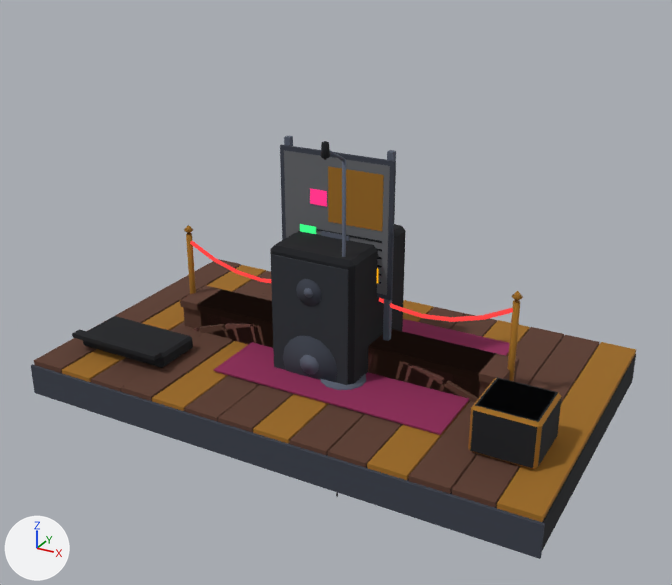
An edit to the glTF model packages/app/public/city/room-detail-stare-props.glb, drawn before and after from the same camera.
Both versions are drawn from a camera (50 mm lens) standing at (2.69, -4.92, 3.16) and looking at (0.0, -0.04, 0.72). Every picture has the same lights, and +X, +Y and +Z are marked at lower left. The older version comes first.

Names of what the first picture shows: 'rd-trasa-arch-21', 'rd-trasa-arch-24', 'rd-trasa-board', 'rd-trasa-rope', 'rd-trasa-speaker', 'rd-trasa-stage'.
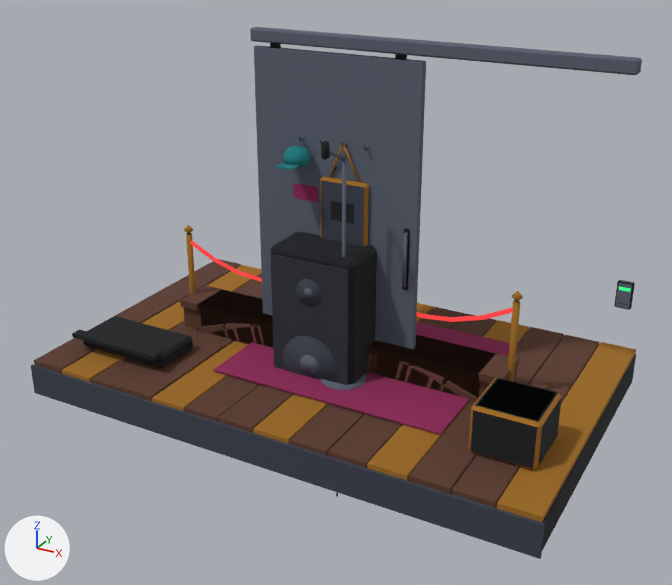
Changed parts and their boxes (x1, y1, x2, y2) in the pictures (672 x 585 px):
'rd-capsule-door', added (blue): after (250, 27, 642, 349)
'rd-capsule-hooks', added: after (275, 134, 370, 246)
'rd-trasa-board', unchanged, covered by the edit: before (280, 136, 396, 341)

The change, as a list of edits to the scene's bpy script:
```text
Add me_rd_capsule_hooks:
    me_rd_capsule_hooks.from_pydata(...)  # 221 vertices, 382 faces; spans x -0.312..0.3, y -0.28..0.0, z 1.08..1.78
    me_rd_capsule_hooks.materials.append(mat_city_palette)
Add me_rd_capsule_door:
    me_rd_capsule_door.from_pydata(...)  # 224 vertices, 384 faces; spans x -0.58..1.86, y -0.08..0.0, z 0.02..2.36
    me_rd_capsule_door.materials.append(mat_city_palette)
Add ob_rd_capsule_hooks:
    ob_rd_capsule_hooks = bpy.data.objects.new('rd-capsule-hooks', me_rd_capsule_hooks)
    ob_rd_capsule_hooks.location = (0.0, 0.0, 0.0)
Add ob_rd_capsule_door:
    ob_rd_capsule_door = bpy.data.objects.new('rd-capsule-door', me_rd_capsule_door)
    ob_rd_capsule_door.location = (0.0, 0.0, 0.0)
```
